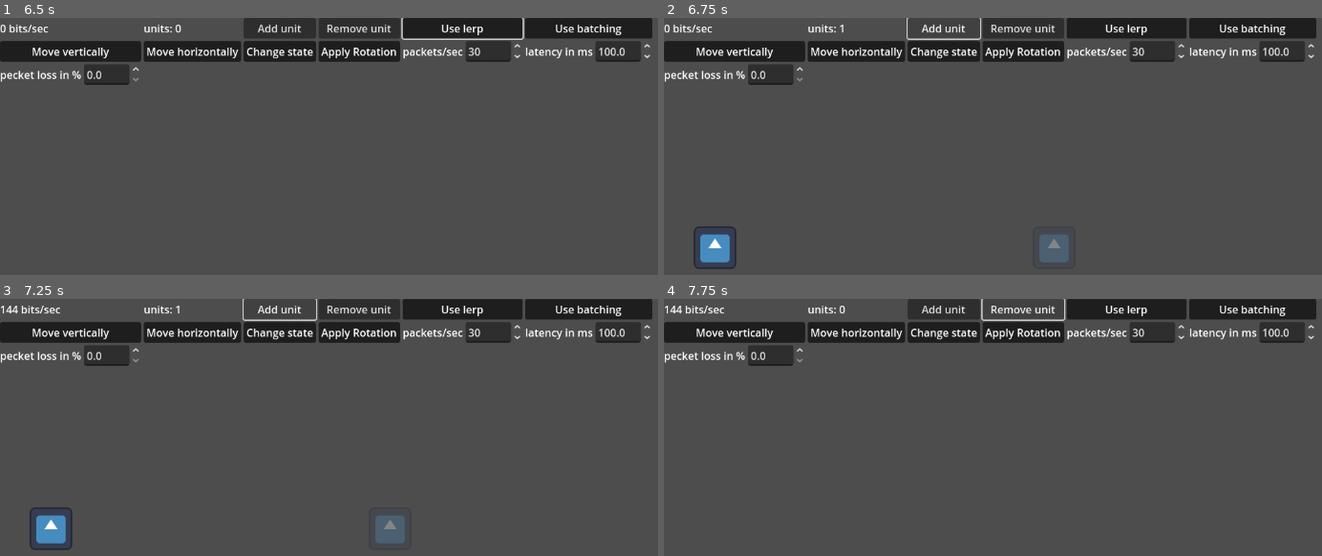
Above: before the commit, frames 1-4 (two rows, left to right).
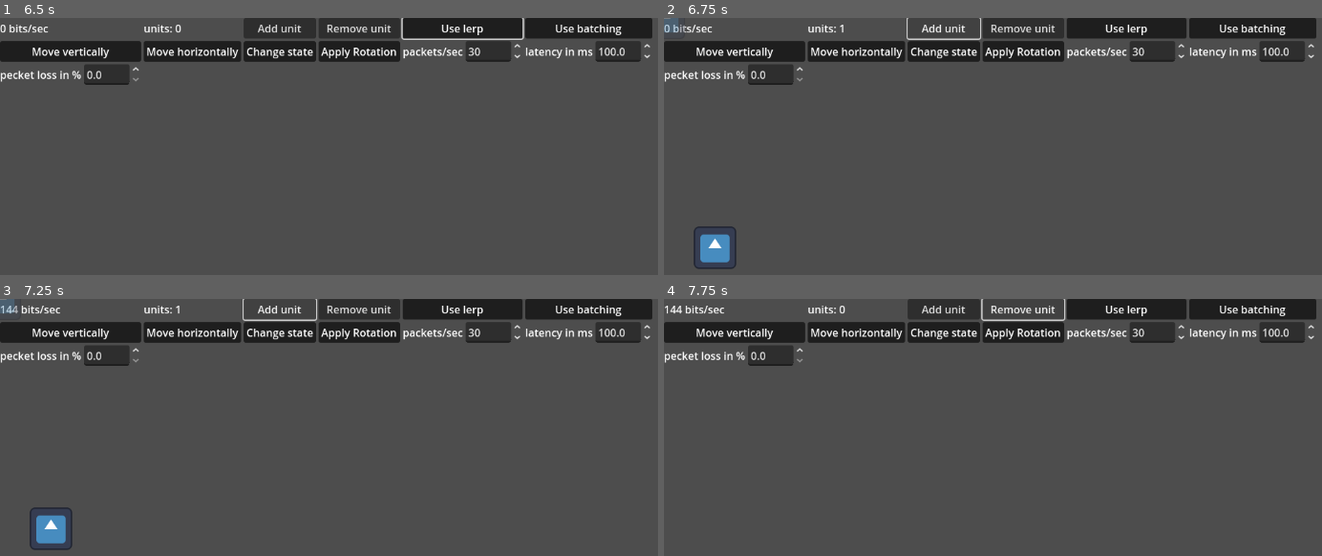
Above: after the commit, the same moments.

Repository: wowtamz/efficient-state-sync
Game: Godot game, scene res://2d/benchmark.tscn
Two runs of this game, one before a commit and one after it. Both use one fixed random seed, a clock stepped at 60 frames per second and the inputs below. The engine's default icon, where the game draws it, is replaced by a stand-in: a white triangle on a blue panel in a dark square.
Inputs:
- Up to frame 1 (6.5 s): click "Add unit" at 0.5 s; click "Remove unit" at 1.25 s; click "Use lerp" at 2 s; click "Use batching" at 2.75 s; click "Move vertically" at 3.5 s; click "Move horizontally" at 4.25 s; click "Change state" at 5 s; click "Apply Rotation" at 5.75 s
- Up to frame 2 (6.75 s): click "Add unit" at 6.5 s
- Up to frame 3 (7.25 s): no input
- Up to frame 4 (7.75 s): click "Remove unit" at 7.25 s

Frame 1 is identical in both runs. In frame 2, 0.6% of the frame differs, in the area x 0-62%, y 0-96%; in frame 3, 0.6%; in frame 4, nothing differs.

Commit message:
fixed on_receive_batch() calling deprecated shadow.sync_state() method, it now calls shadow.on_receive_packet() instead.

Diff:
--- a/2d/benchmark.tscn
+++ b/2d/benchmark.tscn
@@ -133,14 +133,14 @@
 		var shadow = get_shadow(key)
 		if shadow:
 			var state_data: StateData = batch.get_data()[key]
-			shadow.sync_state(state_data)
+			shadow.on_receive_packet(state_data.to_bytes())
 
 func process_send_rate(delta: float) -> void:
 	_counter += delta
 	if _counter >= 1.0:
 		var bits_per_sec = sent_bytes * 8
 		$ui/bps.text = \"%.2f kbits/sec\" % (float(bits_per_sec) / 1000.0) if bits_per_sec > 500 else \"%d bits/sec\" % bits_per_sec
-		sent_bytes = 0.0
+		sent_bytes = 0
 		_counter = 0.0
 
 func add_sent_bytes(amount: int) -> void:
